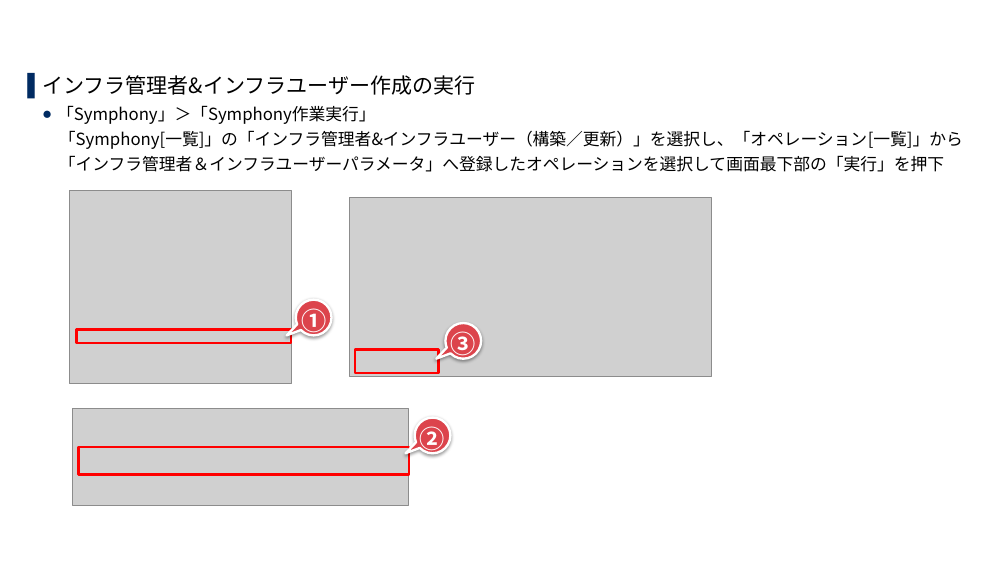
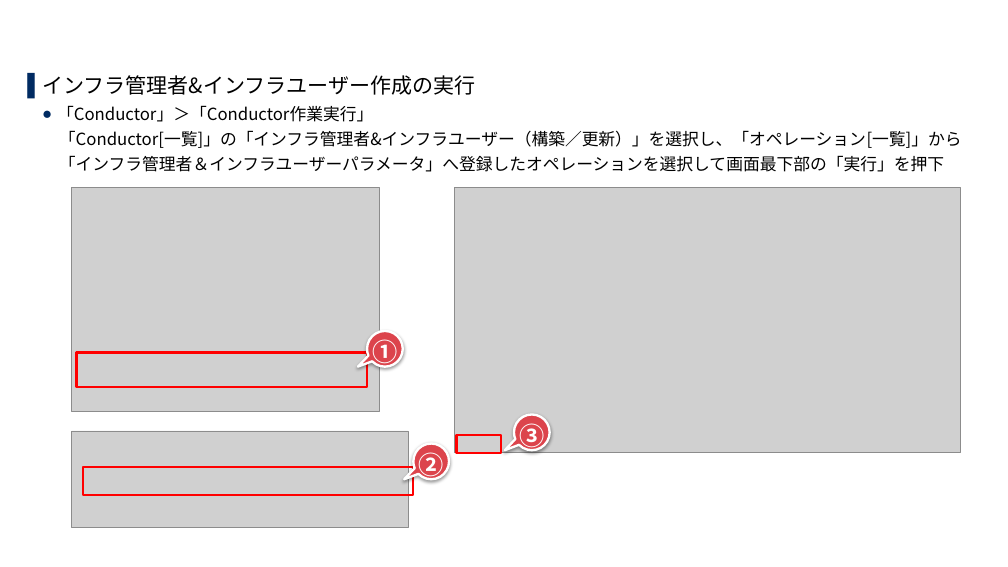
Before and after one commit to exastro-suite/it-automation-docs, a slide deck: slide 27 of asset/SettingSamples_ja/cloud-system-template-install_ja.pptx. Drawn at 1008x567 pixels with LibreOffice and Linux fonts; fonts in the diff are those of the drawing; grey boxes stand for pictures; background and template pictures are left out. Boxes give left, top, right and bottom in pixels: in the first picture for what was removed or moved away, otherwise in the second. Text is boxed around its words. In the diff, an @@ line names an element or a change of style, - is before the commit and + after.

```diff
--- a/asset/SettingSamples_ja/cloud-system-template-install_ja.pptx
+++ b/asset/SettingSamples_ja/cloud-system-template-install_ja.pptx
@@ text at (57, 105, 962, 148): text changed @@
-  ● 「Symphony」＞「Symphony作業実行」
-  「Symphony[一覧]」の「インフラ管理者&インフラユーザー（構築／更新）」を選択し、「オペレーション[一覧]」から
+  ● 「Conductor」＞「Conductor作業実行」
+  「Conductor[一覧]」の「インフラ管理者&インフラユーザー（構築／更新）」を選択し、「オペレーション[一覧]」から
@@ picture: place and size @@
-picture at (70, 191, 292, 384)
+picture at (72, 188, 380, 411)
@@ picture: place and size @@
-picture at (349, 198, 712, 377)
+picture at (454, 188, 960, 453)
@@ rectangle: place and size @@
-rectangle at (76, 330, 291, 343)
+rectangle at (76, 352, 367, 387)
@@ speech bubble "①": place and size @@
-speech bubble "①" at (296, 299, 331, 335)
+speech bubble "①" at (368, 331, 403, 367)
@@ speech bubble "③": place and size @@
-speech bubble "③" at (445, 323, 481, 358)
+speech bubble "③" at (514, 414, 550, 450)
@@ picture: place and size @@
-picture at (73, 408, 409, 505)
+picture at (72, 431, 408, 528)
@@ speech bubble "②": place and size @@
-speech bubble "②" at (415, 417, 451, 453)
+speech bubble "②" at (414, 444, 449, 479)
@@ rectangle: place and size @@
-rectangle at (355, 349, 439, 373)
+rectangle at (457, 435, 501, 453)
@@ rectangle: place and size @@
-rectangle at (79, 447, 409, 475)
+rectangle at (83, 467, 414, 495)
```
Also in this commit, not shown: 33 other slides changed, 2 other files.
